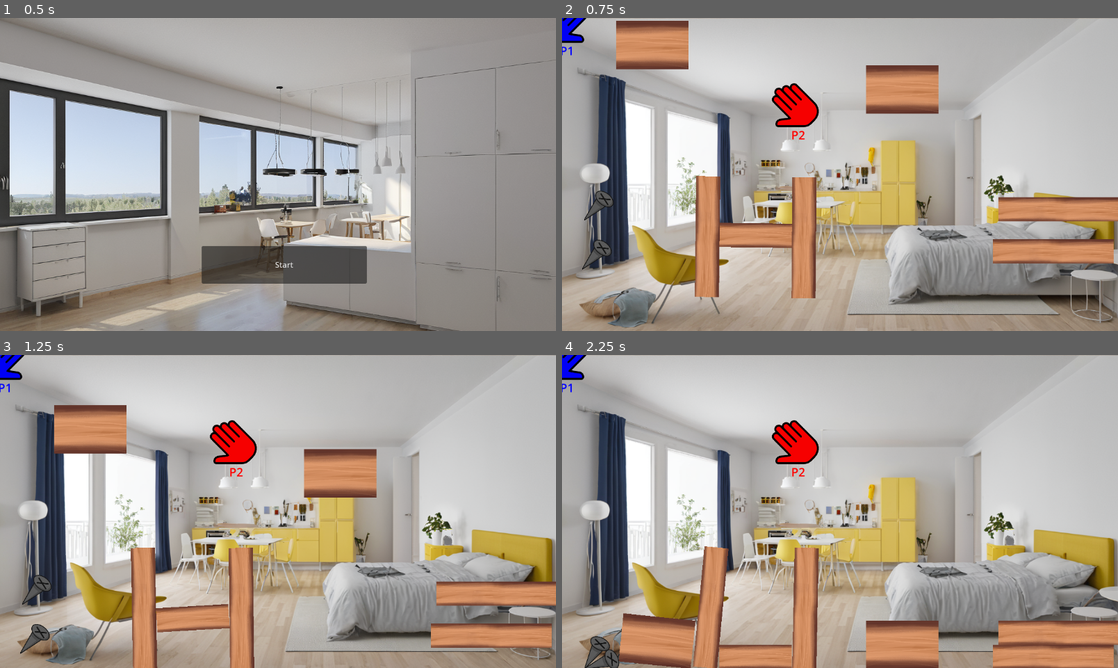
Above: before the commit, frames 1-4 (two rows, left to right).
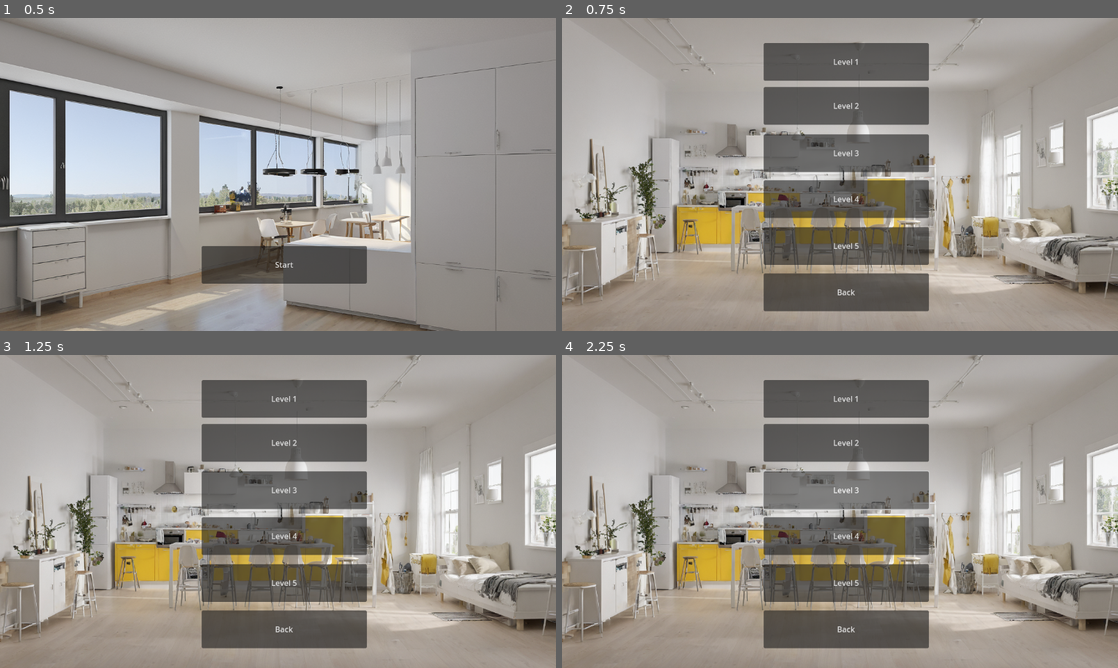
Above: after the commit, the same moments.

Repository: The-KTC/ikea_furniture_fun
Game: Godot game, scene res://start.tscn
The game is run twice, just before and just after one commit, with the same random seed, the same clock (stepped at 60 frames per second) and the same inputs.
Inputs (mouse positions are in pixels of both pictures, inside the frame that each line leads up to):
- Up to frame 1 (0.5 s): no input
- Up to frame 2 (0.75 s): click "Start" at 0.5 s
- Up to frame 3 (1.25 s): no input
- Up to frame 4 (2.25 s): click (845, 442) at 1.25 s, where only the run after the commit has a clickable "Level 2"; click (845, 489) at 2 s, where only the run after the commit has a clickable "Level 3"

Frame 1 is identical in both runs. In frame 2, 76% of the frame differs, in the area x 0-100%, y 0-100%; in frame 3, 78%; in frame 4, 79%.

Commit message:
level-selector implemented

Diff:
--- /dev/null
+++ b/levelSelector.gd
@@ -0,0 +1,25 @@
+extends Node2D
+
+func _on_button_1_pressed():
+	changeScene("res://level1.tscn")
+
+func _on_button_2_pressed():
+	changeScene("res://level2.tscn")
+
+func _on_button_3_pressed():
+	changeScene("res://level3.tscn")
+
+func _on_button_4_pressed():
+	changeScene("res://level4.tscn")
+
+func _on_button_5_pressed():
+	changeScene("res://level5.tscn")
+
+func _on_back_pressed():
+	changeScene("res://start.tscn")
+
+func changeScene(string):
+	if ResourceLoader.exists(string):
+		get_tree().change_scene_to_file(string)
+	else:
+		print("Die Szene existiert nicht.")
--- /dev/null
+++ b/levelSelector.tscn
@@ -0,0 +1,63 @@
+[gd_scene load_steps=3 format=3 uid="uid://cvrc513ygajmv"]
+
+[ext_resource type="Script" path="res://levelSelector.gd" id="1_dev1y"]
+[ext_resource type="Texture2D" uid="uid://cu22jdbiuudvg" path="res://UI/levelchooser.png" id="2_sah7p"]
+
+[node name="LevelSelector" type="Node2D"]
+script = ExtResource("1_dev1y")
+
+[node name="Node" type="Node" parent="."]
+
+[node name="Sprite2D" type="Sprite2D" parent="Node"]
+scale = Vector2(0.601922, 0.601922)
+texture = ExtResource("2_sah7p")
+centered = false
+
+[node name="Button1" type="Button" parent="Node"]
+offset_left = 418.0
+offset_top = 52.0
+offset_right = 760.0
+offset_bottom = 130.0
+text = "Level 1"
+
+[node name="Button2" type="Button" parent="Node"]
+offset_left = 418.0
+offset_top = 143.0
+offset_right = 760.0
+offset_bottom = 221.0
+text = "Level 2"
+
+[node name="Button3" type="Button" parent="Node"]
+offset_left = 418.0
+offset_top = 241.0
+offset_right = 760.0
+offset_bottom = 319.0
+text = "Level 3"
+
+[node name="Button4" type="Button" parent="Node"]
+offset_left = 418.0
+offset_top = 336.0
+offset_right = 760.0
+offset_bottom = 414.0
+text = "Level 4"
+
+[node name="Button5" type="Button" parent="Node"]
+offset_left = 418.0
+offset_top = 433.0
+offset_right = 760.0
+offset_bottom = 511.0
+text = "Level 5"
+
+[node name="back" type="Button" parent="Node"]
+offset_left = 418.0
+offset_top = 529.0
+offset_right = 760.0
+offset_bottom = 607.0
+text = "Back"
+
+[connection signal="pressed" from="Node/Button1" to="." method="_on_button_1_pressed"]
+[connection signal="pressed" from="Node/Button2" to="." method="_on_button_2_pressed"]
+[connection signal="pressed" from="Node/Button3" to="." method="_on_button_3_pressed"]
+[connection signal="pressed" from="Node/Button4" to="." method="_on_button_4_pressed"]
+[connection signal="pressed" from="Node/Button5" to="." method="_on_button_5_pressed"]
+[connection signal="pressed" from="Node/back" to="." method="_on_back_pressed"]
--- a/start.gd
+++ b/start.gd
@@ -12,4 +12,4 @@
 
 
 func _on_button_pressed():
-	get_tree().change_scene_to_file("res://level1.tscn")
+	get_tree().change_scene_to_file("res://levelSelector.tscn")
Binary file added: UI/levelchooser.png
Not shown, added: UI/levelchooser.png.import
